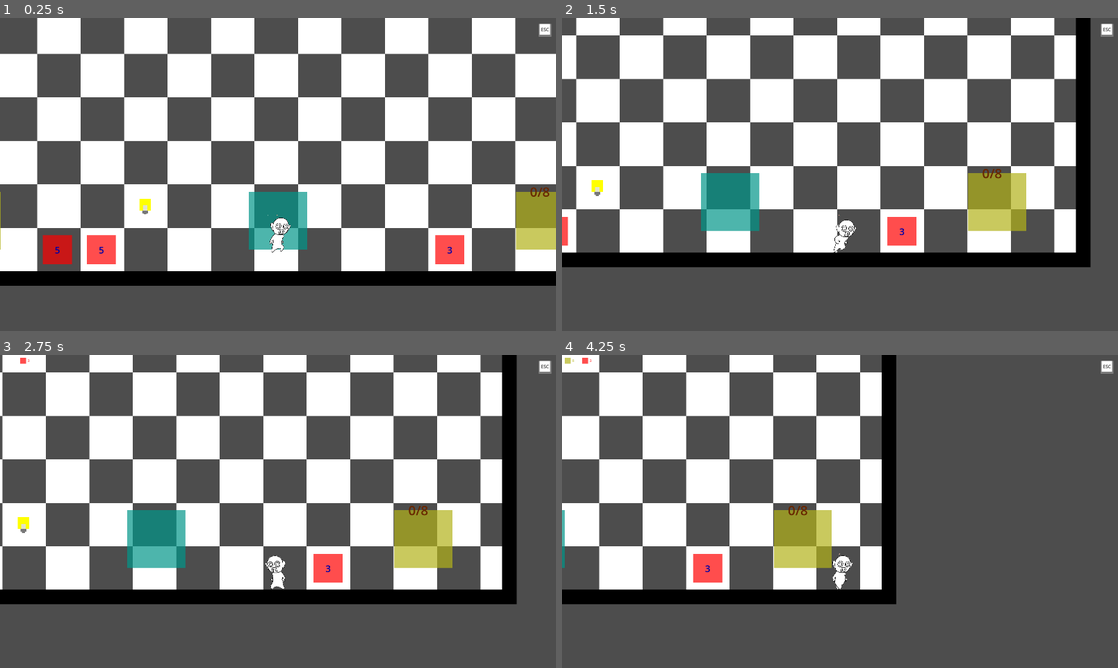
Above: before the commit, frames 1-4 (two rows, left to right).
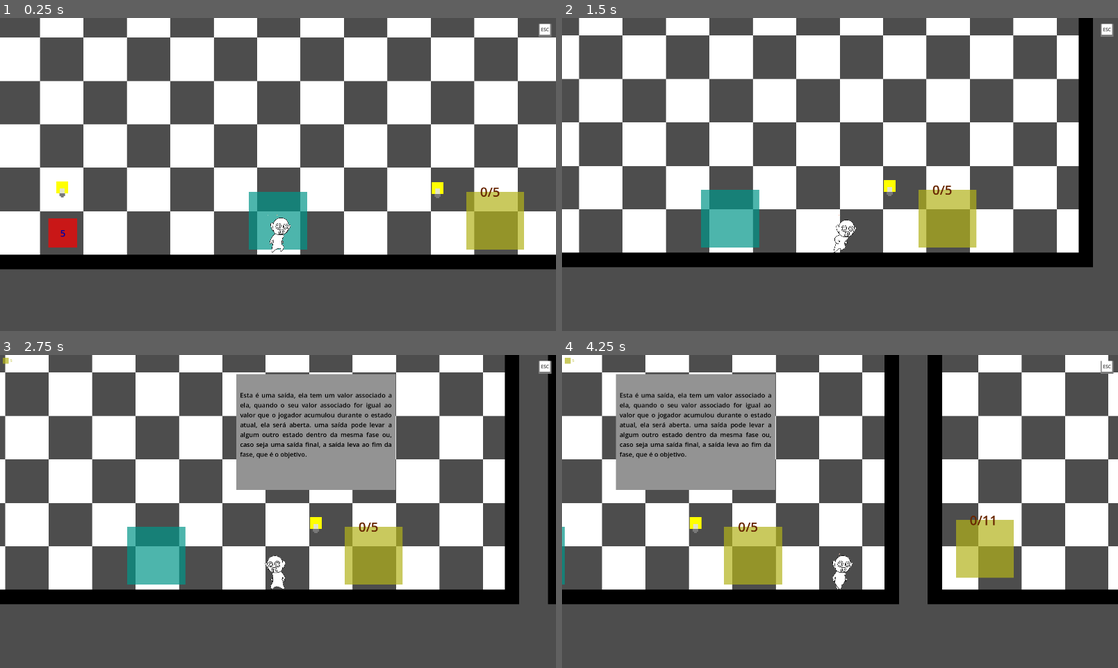
Above: after the commit, the same moments.

Repository: nanomugen/automata-project
Game: Godot game, scene res://scenes/phases/phase_tutorial.tscn
Same seed, same stepped clock (60 frames per second), same inputs: the game is played once before the commit and once after it. This scene is started directly instead of the project's main scene.
Inputs:
- Up to frame 1 (0.25 s): no input
- Up to frame 2 (1.5 s): hold Ctrl (attack) 0.53-1.28 s; hold Right (move_right) from 0.53 s (still down); tap Space (jump) at 0.77 s; tap Shift (dash) at 1.35 s
- Up to frame 3 (2.75 s): tap Space (jump) at 1.52 s; release Right (move_right) at 2.03 s; hold Left (move_left) from 2.03 s (still down); hold Ctrl (attack) from 2.03 s (still down)
- Up to frame 4 (4.25 s): release Left (move_left) at 2.78 s; release Ctrl (attack) at 2.78 s; hold Right (move_right) from 2.78 s (still down); tap Shift (dash) at 2.85 s; tap Space (jump) at 3.02, 3.77 s; hold Ctrl (attack) from 3.53 s (still down)

The runs differ from the first frame. In frame 1, 41% of the frame differs, in the area x 0-100%, y 0-86%; in frame 2, 11%; in frame 3, 21%; in frame 4, 34%.

Commit message:
tutorial tuning

Diff:
--- a/scenes/phases/phase_tutorial.tscn
+++ b/scenes/phases/phase_tutorial.tscn
@@ -18,7 +18,7 @@
 
 [node name="Phase" type="Node2D" parent="." unique_id=462732468 node_paths=PackedStringArray("start_state")]
 script = ExtResource("2_j4tx2")
-start_state = NodePath("State2")
+start_state = NodePath("Start_State")
 metadata/_custom_type_script = "uid://be3l3gl88kqsy"
 
 [node name="human" parent="Phase" unique_id=606522244 instance=ExtResource("3_3bf2v")]
--- a/scripts/player_hud.gd
+++ b/scripts/player_hud.gd
@@ -27,6 +27,8 @@
 
 
 func add_exit(exit:Exit):
+	if exits.has(exit) and exits[exit]["opened"] == exit.opened:
+		return
 	exits[exit] = {"goal":exit.goal,"opened":exit.opened,"color_opened":exit.color_opened,"color_closed":exit.color_closed}
 	update_hud()
 
@@ -36,6 +38,8 @@
 		update_hud()
 
 func add_point(point:Point):
+	if points.has(point) and points[point]["pressed"] == point.is_pressed:
+		return
 	points[point] = {"value":point.value,"pressed":point.is_pressed,"color_pressed":point.color_pressed,"color_unpressed":point.color_unpressed}
 	update_hud()
 
@@ -72,6 +76,7 @@
 func _on_back_to_menu_button_pressed() -> void:
 	buttons_tutorial.visible = false
 	ingame_menu_visibility = false
+	clear_hud()
 	fade_in()
 	tween.tween_callback(go_to_main_menu)
 	fade_out()
Not shown: 1 places in scenes/phases/phase_tutorial.tscn that only renumber resources
